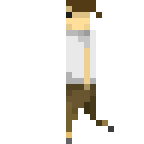
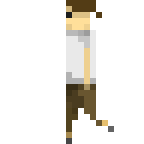
Two versions of the same layered image (144 x 144). Layer-by-layer changes:
added layer "3" above "2" over (66, 84, 114, 144)
renamed "Копия 1" to "2", hid it, painted on it over (66, 84, 114, 144)
hid "1" over (66, 84, 114, 144)
